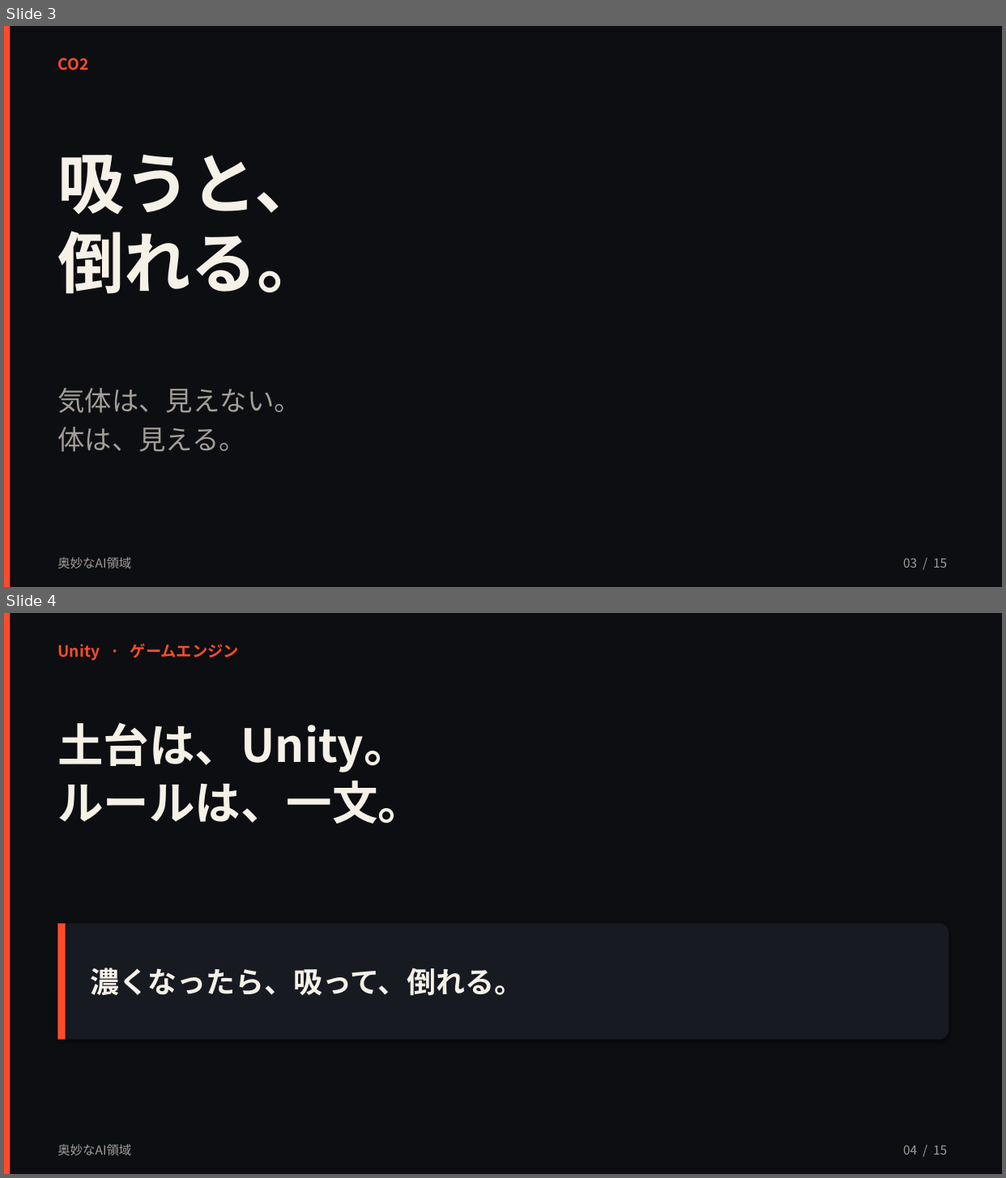
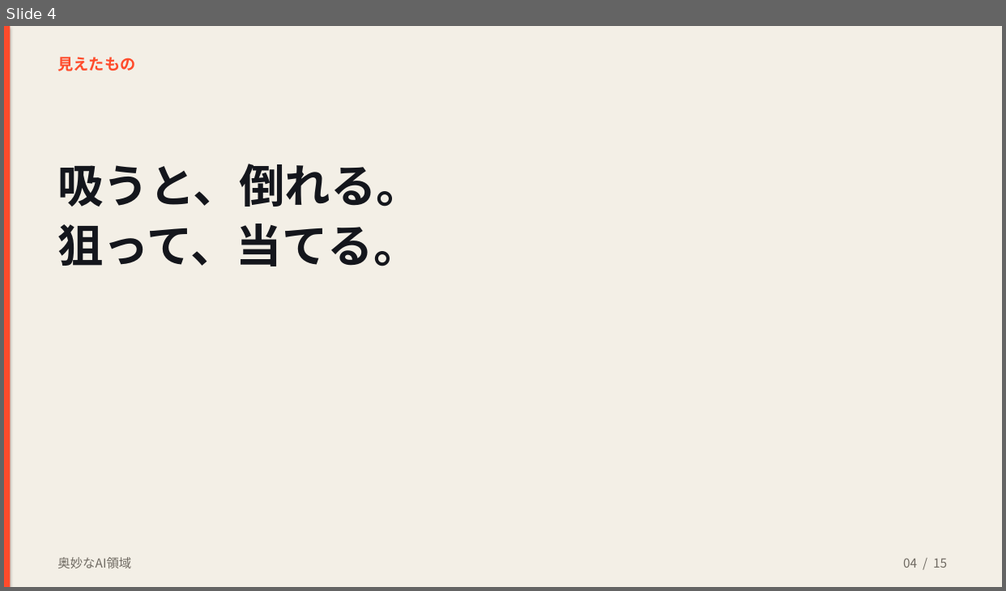
Before and after one commit to kouyozhang-design/vodcoach-ai, a slide deck: presentation/奥妙なAI領域_文化祭.pptx. Shown one above the other, each under a label of ours: slides 3 and 4 before the commit, slide 4 after it. The pictures are 1006x1178 and 1006x591 pixels, drawn with LibreOffice and Linux fonts; fonts in the diff are those of the drawing. Boxes give left, top, right and bottom in pixels: in the first picture for what was removed or moved away, otherwise in the second. Text is boxed around its words. In the diff, an @@ line names an element or a change of style, - is before the commit and + after.

```diff
--- a/presentation/奥妙なAI領域_文化祭.pptx
+++ b/presentation/奥妙なAI領域_文化祭.pptx
@@ slide 4 removed at bbox=[4, 613, 1002, 1174], background #0C0E12 @@
@@ rectangle removed at bbox=[4, 613, 10, 1174] @@
@@ text removed at bbox=[57, 644, 239, 661] @@
-Unity · ゲームエンジン
@@ text removed at bbox=[57, 722, 424, 824] @@
-土台は、Unity。
-ルールは、一文。
@@ rounded rectangle removed at bbox=[58, 924, 948, 1040] @@
@@ rectangle removed at bbox=[58, 924, 66, 1040] @@
@@ text removed at bbox=[90, 968, 523, 996] @@
-濃くなったら、吸って、倒れる。
@@ text removed at bbox=[57, 1144, 131, 1156] @@
-奥妙なAI領域
@@ text removed at bbox=[903, 1145, 947, 1155] @@
-04 / 15
@@ what was slide 3 is now slide 4 @@
@@ slide 4 changed as well @@
@@ background #0C0E12 to #F3EFE6 @@
@@ text at bbox=[57, 57, 135, 71]: text changed @@
-CO2
+見えたもの
@@ text at bbox=[57, 164, 421, 267]: text changed; size 64 to 44 pt; text colour #F6F1E7 to #14161C @@
-吸うと、
-倒れる。
+吸うと、倒れる。
+狙って、当てる。
@@ text removed at bbox=[57, 388, 300, 452] @@
-気体は、見えない。
-体は、見える。
@@ text "奥妙なAI領域" at bbox=[57, 557, 131, 569]: text colour #A39E96 to #6F6A62 @@
@@ text at bbox=[903, 558, 947, 568]: text changed; text colour #A39E96 to #6F6A62 @@
-03 / 15
+04 / 15
```
Also in this commit, not shown: 10 other slides changed, 4 slides added, 3 other slides removed, 2 other files.
